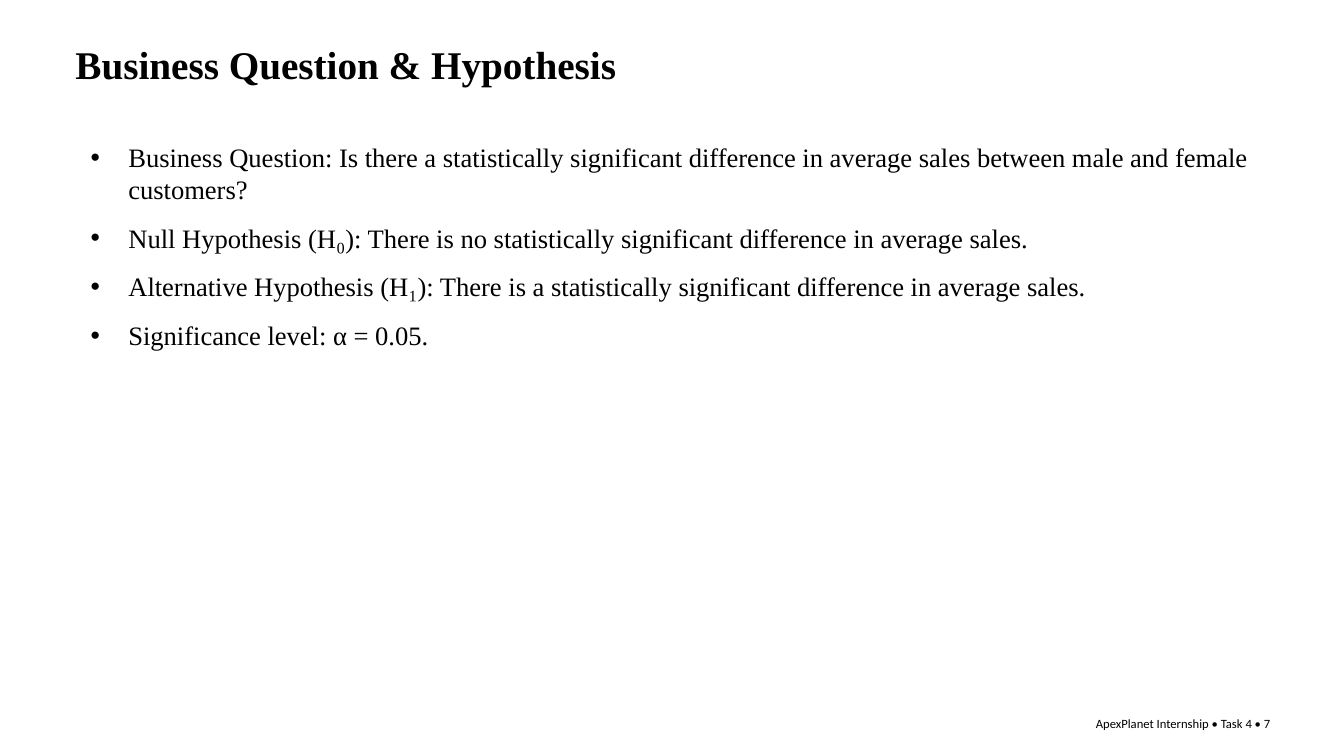
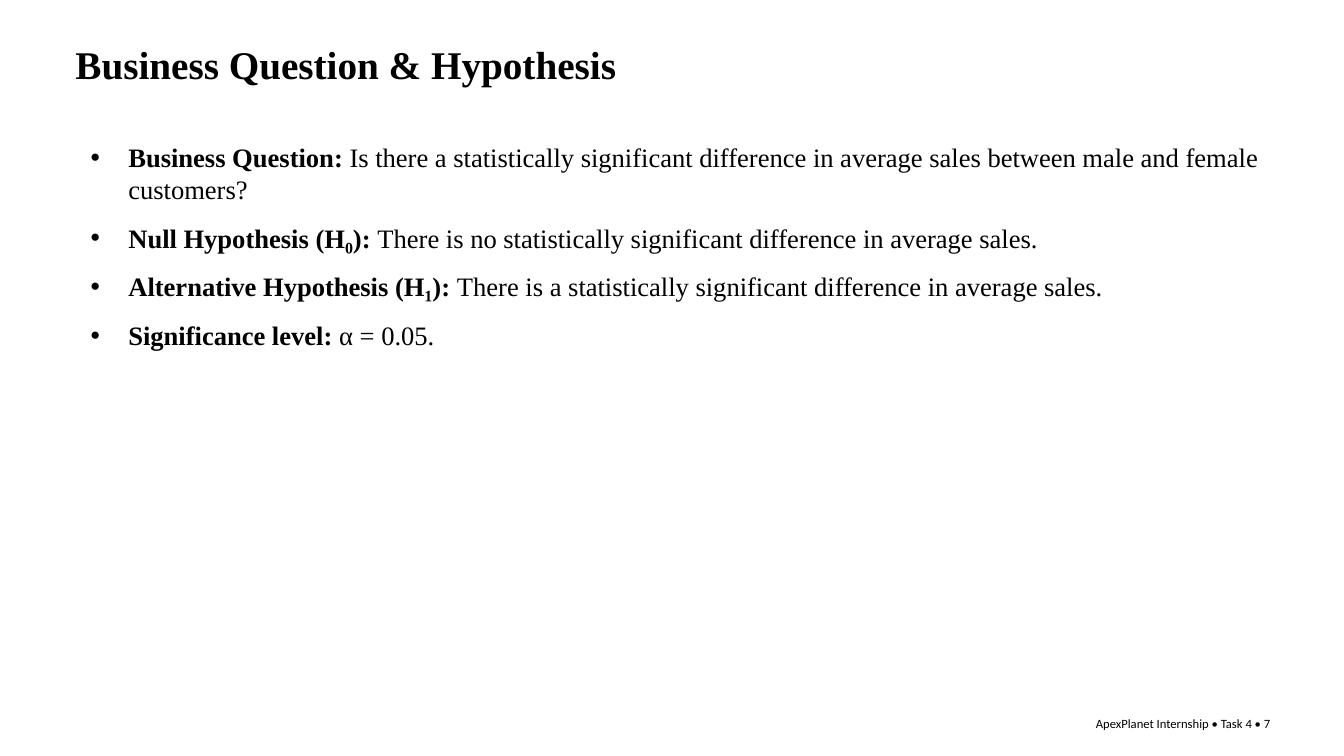
Before and after one commit to Supriya-2604/SupriyaEnjam-DataAnalyst-Internship-Portfolio, a slide deck: slide 7 of presentation/Final_Presentation.pptx. Drawn at 1344x756 pixels with LibreOffice and Linux fonts; fonts in the diff are those of the drawing. Boxes give left, top, right and bottom in pixels: in the first picture for what was removed or moved away, otherwise in the second. Text is boxed around its words. In the diff, an @@ line names an element or a change of style, - is before the commit and + after.

```diff
--- a/presentation/Final_Presentation.pptx
+++ b/presentation/Final_Presentation.pptx
@@ text "Business Question: Is there a ..." at (128, 148, 1258, 351): bold on in "Business Question:", "Null Hypothesis (H₀):", "Alternative Hypothesis (H₁):", "Significance level:" @@
```
Also in this commit, not shown: 11 other slides changed.
